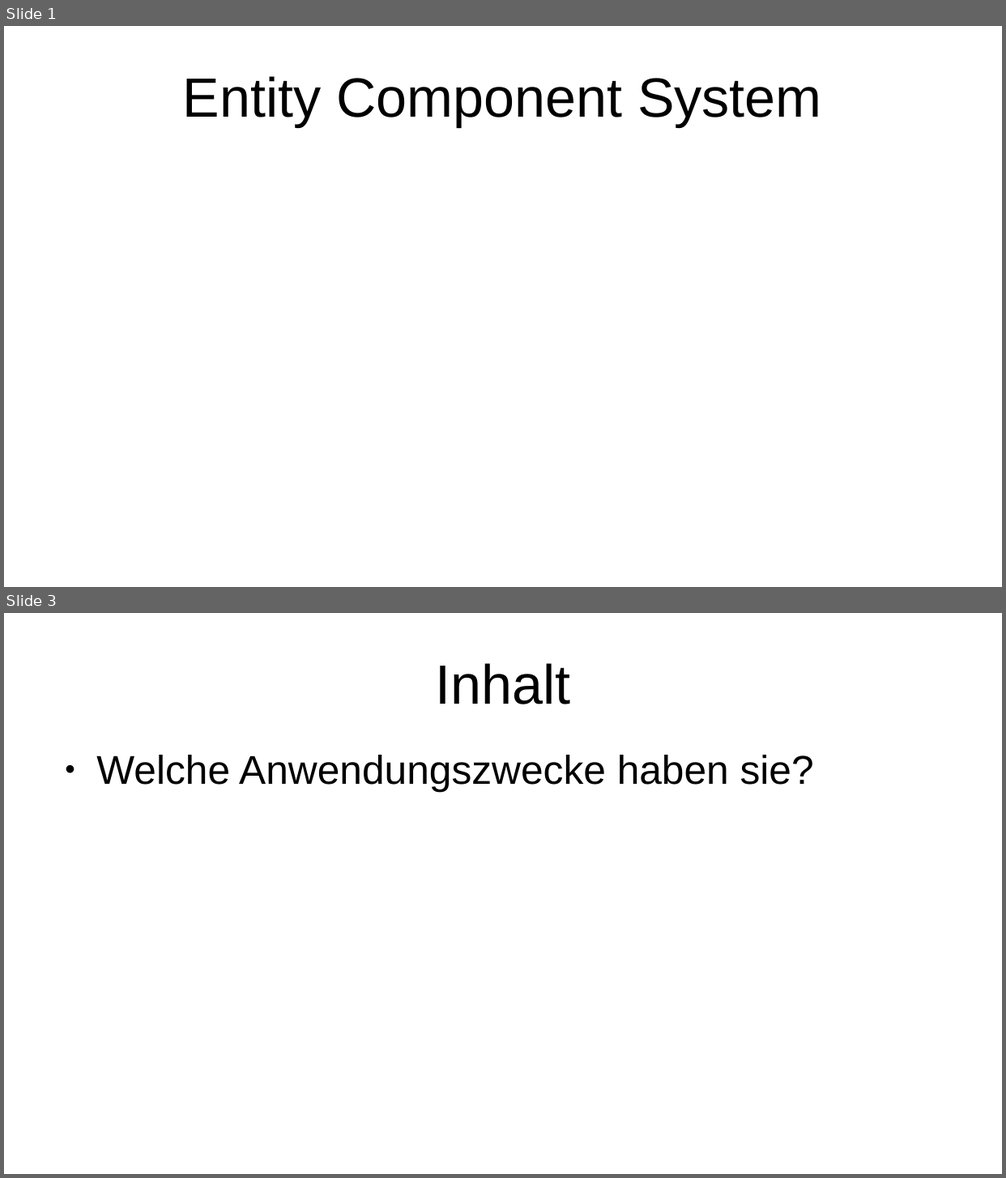
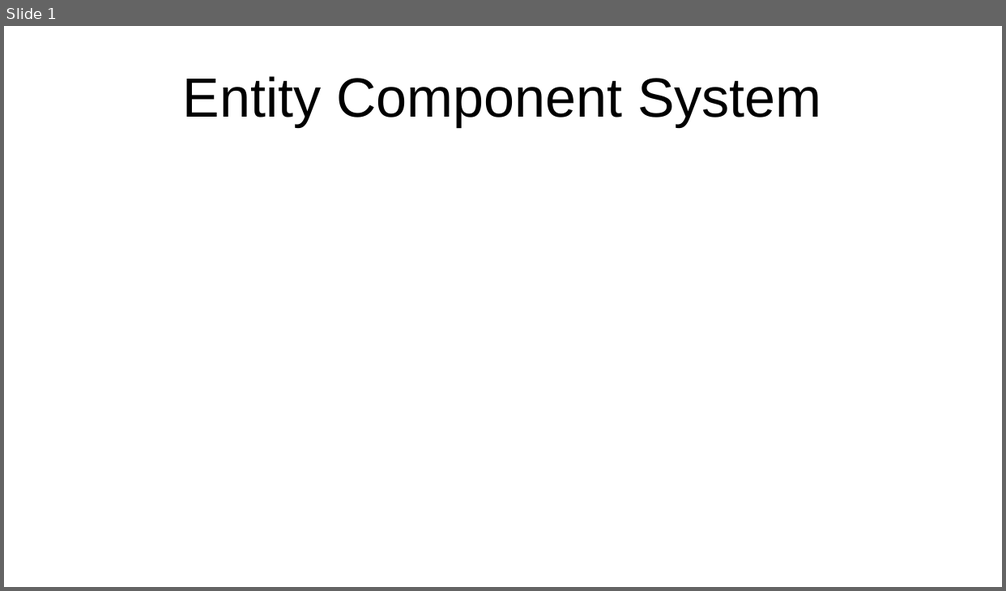
Before and after one commit to AcaciusFaelan/ecs, a slide deck: doc/ecs_presentation.odp. Shown one above the other, each under a label of ours: slides 1 and 3 before the commit, slide 1 after it; the slides between them are not shown. The pictures are 1006x1178 and 1006x591 pixels, drawn with LibreOffice and Linux fonts; fonts in the diff are those of the drawing. Boxes give left, top, right and bottom in pixels: in the first picture for what was removed or moved away, otherwise in the second. Text is boxed around its words. In the diff, an @@ line names an element or a change of style, - is before the commit and + after.

```diff
--- a/doc/ecs_presentation.odp
+++ b/doc/ecs_presentation.odp
@@ slide 3 removed at [4, 613, 1002, 1174], background #FFFFFF @@
@@ title removed at [435, 663, 570, 705] @@
-Inhalt
@@ text removed at [96, 755, 814, 792] @@
-● Welche Anwendungszwecke haben sie?
```
Also in this commit, not shown: 1 slide changed, 16 slides added, 6 other files.
